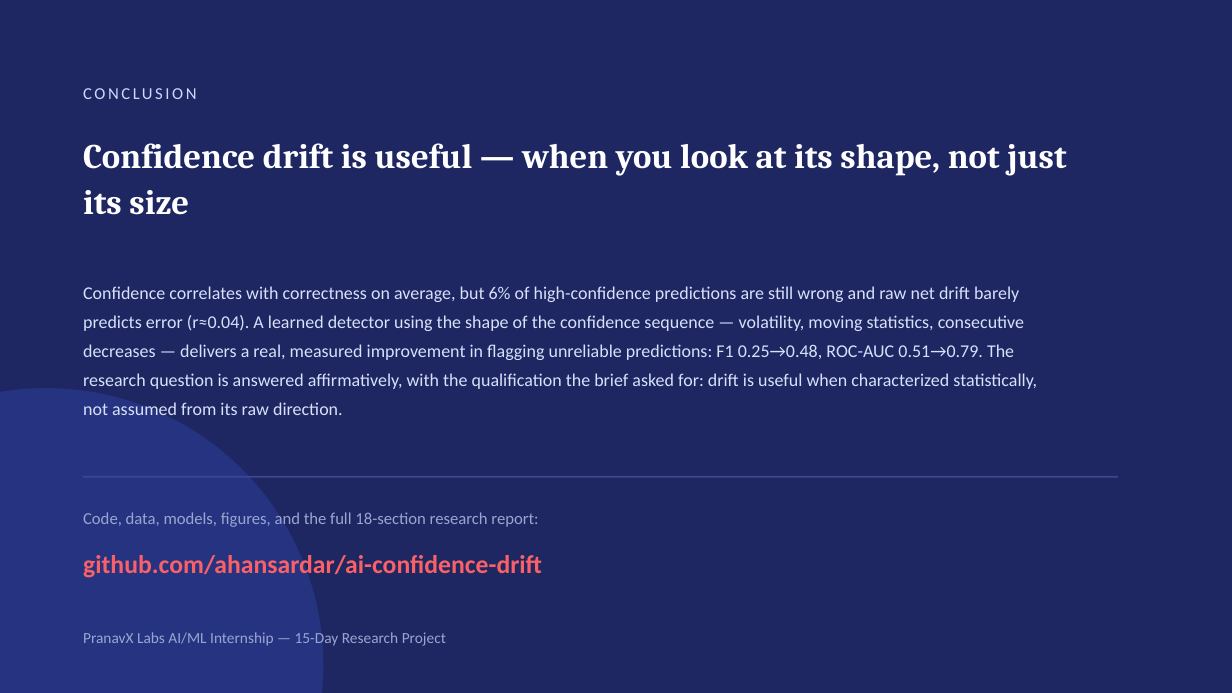
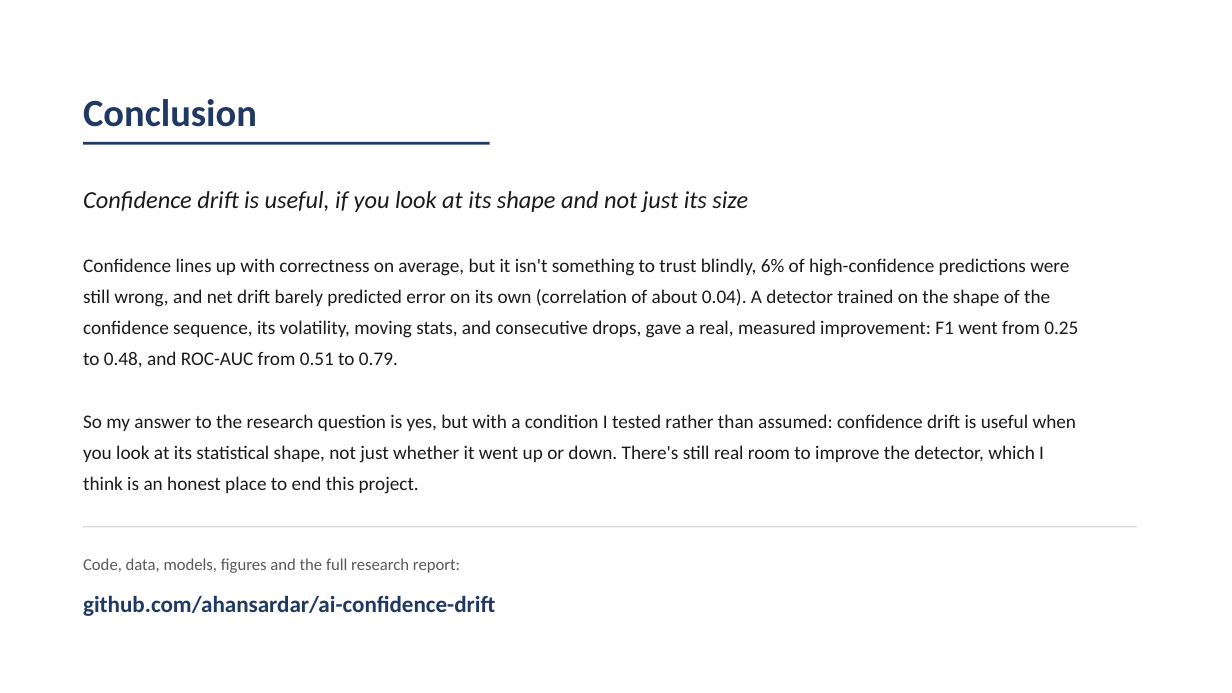
Before and after one commit to ahansardar/ai-confidence-drift, a slide deck: slide 14 of reports/presentation/AI_Confidence_Drift_Presentation.pptx. Drawn at 1232x693 pixels with LibreOffice and Linux fonts; fonts in the diff are those of the drawing. Boxes give left, top, right and bottom in pixels: in the first picture for what was removed or moved away, otherwise in the second. Text is boxed around its words. In the diff, an @@ line names an element or a change of style, - is before the commit and + after.

Commit message:
Simplify presentation design and rewrite research report in first person
- Presentation: dropped gradient backgrounds, badge circles and heavy
  stat-card styling for a plain white-background academic layout with
  simple bullet lists, one accent color, and native charts kept
- Research report: rewritten in first-person voice (I/we), plain
  language, no em dashes, same underlying data and numbers

```diff
--- a/reports/presentation/AI_Confidence_Drift_Presentation.pptx
+++ b/reports/presentation/AI_Confidence_Drift_Presentation.pptx
@@ background #1E2761 to #FFFFFF @@
@@ text at (x1=83, y1=99, x2=257, y2=127): text changed; size 13 to 30 pt; text colour #CADCFC to #1F3864; bold on @@
-CONCLUSION
+Conclusion
@@ line added from (83, 143) to (490, 143), #1F3864 2 pt @@
@@ text at (x1=83, y1=191, x2=748, y2=212): text changed; size 27 to 19 pt; font Cambria to Calibri; text colour #FFFFFF to #1A1A1A; bold off; italic on @@
-Confidence drift is useful — when you look at its shape, not just its size
+Confidence drift is useful, if you look at its shape and not just its size
@@ text at (x1=83, y1=258, x2=1078, y2=494): text changed; size 14 to 15 pt; text colour #D8E0FA to #1A1A1A @@
-Confidence correlates with correctness on average, but 6% of high-confidence predictions are still wrong and raw net drift barely predicts error (r≈0.04). A learned detector using the shape of the confidence sequence — volatility, moving statistics, consecutive decreases — delivers a real, measured improvement in flagging unreliable predictions: F1 0.25→0.48, ROC-AUC 0.51→0.79. The research question is answered affirmatively, with the qualification the brief asked for: drift is useful when characterized statistically, not assumed from its raw direction.
+Confidence lines up with correctness on average, but it isn't something to trust blindly, 6% of high-confidence predictions were still wrong, and net drift barely predicted error on its own (correlation of about 0.04). A detector trained on the shape of the confidence sequence, its volatility, moving stats, and consecutive drops, gave a real, measured improvement: F1 went from 0.25 to 0.48, and ROC-AUC from 0.51 to 0.79.
+So my answer to the research question is yes, but with a condition I tested rather than assumed: confidence drift is useful when you look at its statistical shape, not just whether it went up or down. There's still real room to improve the detector, which I think is an honest place to end this project.
@@ ellipse removed at (x1=0, y1=388, x2=323, y2=693) @@
@@ rectangle removed at (x1=83, y1=476, x2=1118, y2=478) @@
@@ line added from (83, 527) to (1137, 527), #D9D9D9 1 pt @@
@@ text at (x1=83, y1=558, x2=460, y2=573): text changed; text colour #9AA6D1 to #595959 @@
-Code, data, models, figures, and the full 18-section research report:
+Code, data, models, figures and the full research report:
@@ text "github.com/ahansardar/ai-confidence-drift" moved from (x1=83, y1=555, x2=542, y2=578) to (x1=83, y1=595, x2=495, y2=616) @@
@@ text "github.com/ahansardar/ai-confidence-drift" at (x1=83, y1=595, x2=495, y2=616): size 20 to 18 pt, text colour #F96167 to #1F3864 @@
@@ text removed at (x1=83, y1=632, x2=446, y2=646) @@
-PranavX Labs AI/ML Internship — 15-Day Research Project
```
Also in this commit, not shown: 11 other slides changed, 2 slides added, 2 slides removed, 1 other file.
